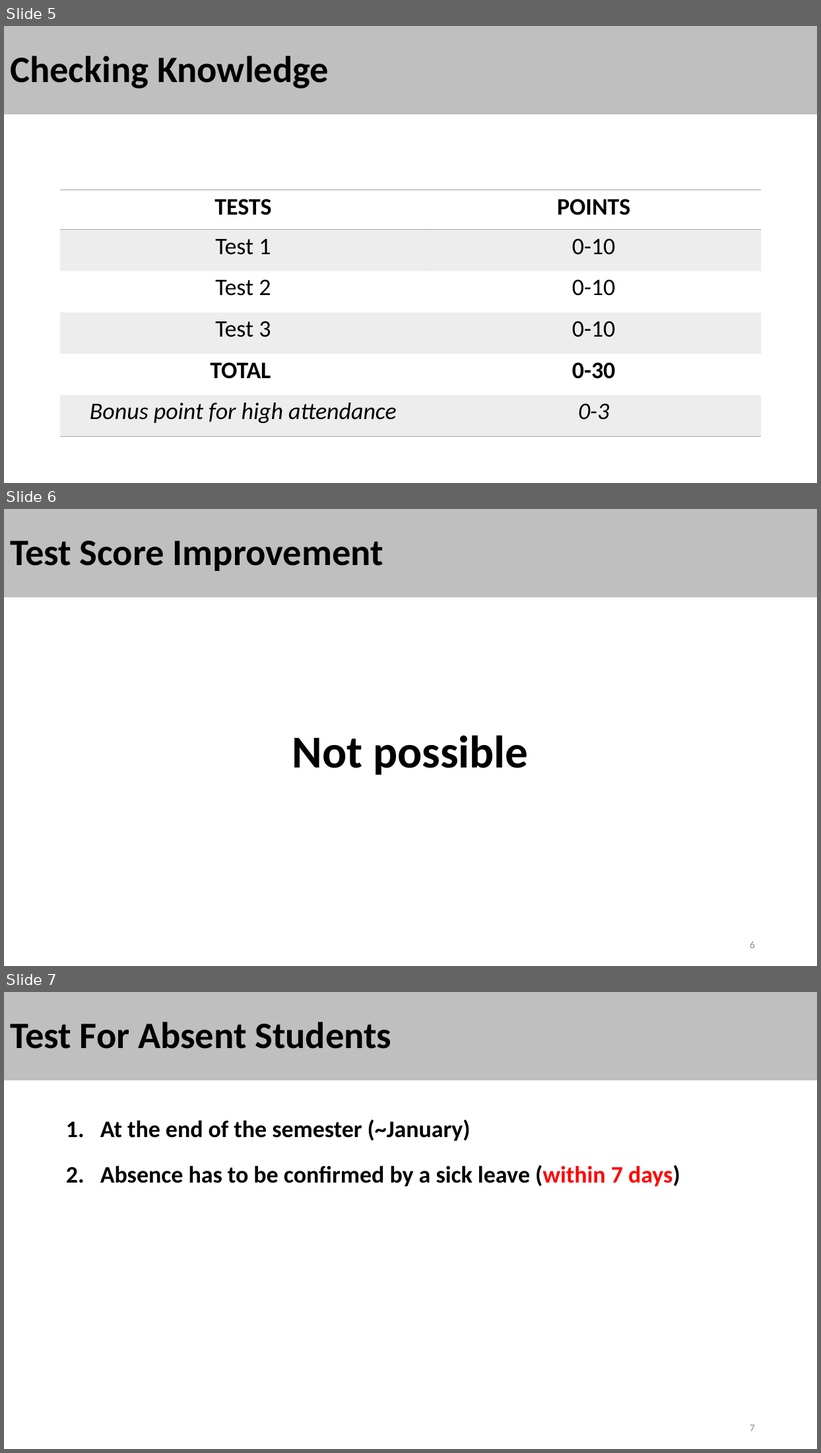
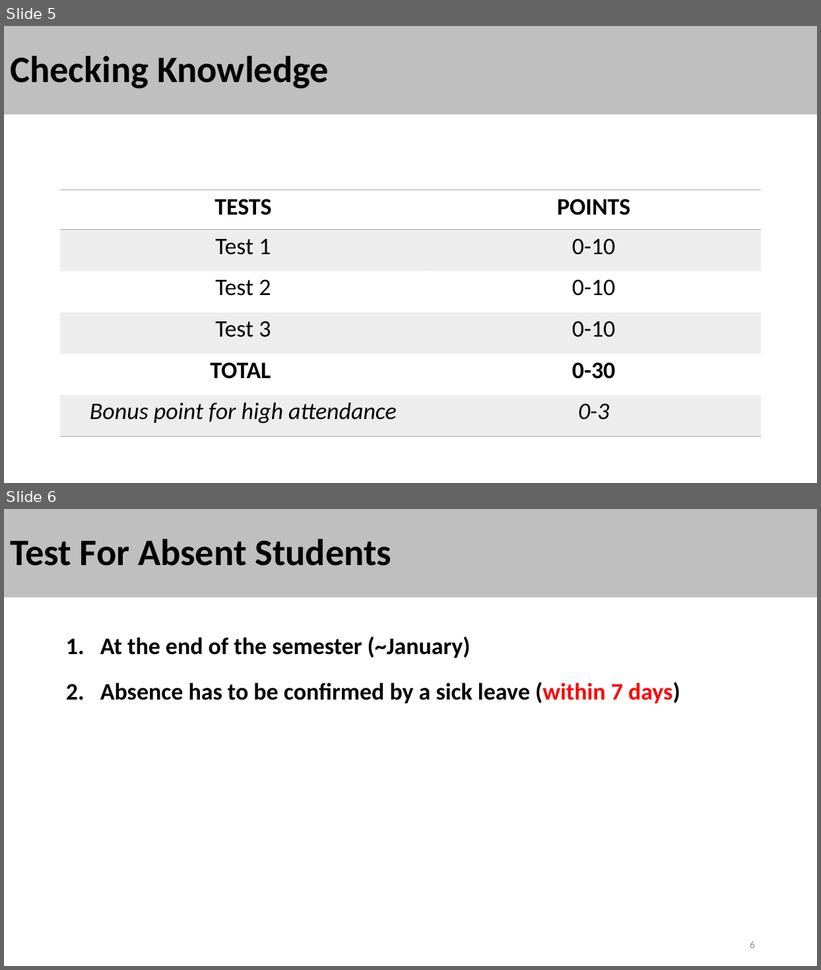
Before and after one commit to stalj/prg-basics, a slide deck: 01-CourseIntroduction/CourseIntroduction.pptx. Shown one above the other, each under a label of ours: slides 5, 6 and 7 before the commit, slides 5 and 6 after it. The pictures are 821x1453 and 821x970 pixels, drawn with LibreOffice and Linux fonts; fonts in the diff are those of the drawing. Boxes give left, top, right and bottom in pixels: in the first picture for what was removed or moved away, otherwise in the second. Text is boxed around its words. In the diff, an @@ line names an element or a change of style, - is before the commit and + after.

```diff
--- a/01-CourseIntroduction/CourseIntroduction.pptx
+++ b/01-CourseIntroduction/CourseIntroduction.pptx
@@ slide 6 removed at (4,509,817,966), background #FFFFFF @@
@@ title removed at (4,509,817,597) @@
-Test Score Improvement
@@ text removed at (292,735,528,775) @@
-Not possible
@@ page number removed at (750,941,755,949) @@
-6
@@ what was slide 7 is now slide 6 @@
@@ page number at (750,941,755,949): text changed @@
-7
+6
```
Also in this commit, not shown: 3 slides changed, 2 other files.
